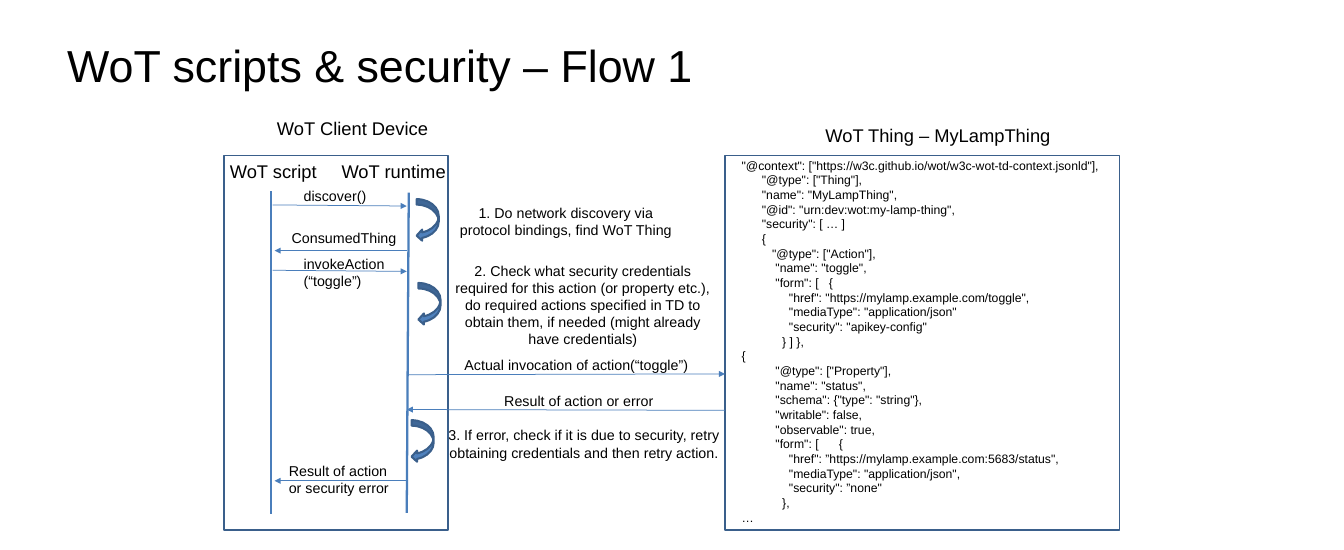
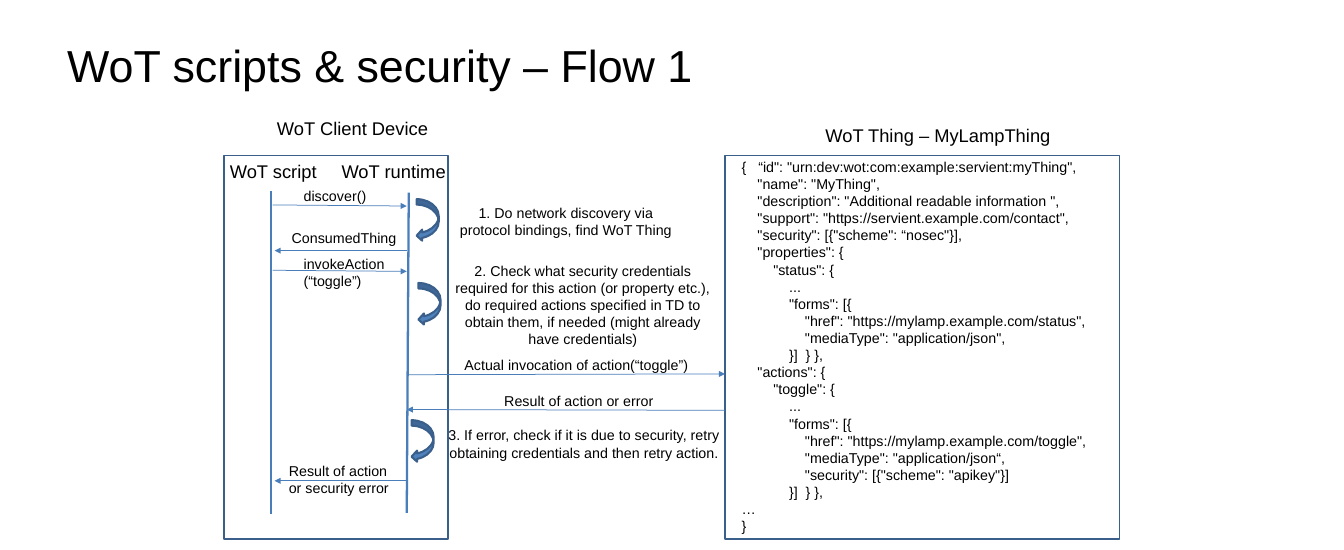
Before and after one commit to w3c/wot-security, a slide deck: slide 9 of images/Security_scenarios.pptx. Drawn at 1344x550 pixels with LibreOffice and Linux fonts; fonts in the diff are those of the drawing. Boxes give left, top, right and bottom in pixels: in the first picture for what was removed or moved away, otherwise in the second. Text is boxed around its words. In the diff, an @@ line names an element or a change of style, - is before the commit and + after.

```diff
--- a/images/Security_scenarios.pptx
+++ b/images/Security_scenarios.pptx
@@ rectangle resized from (x1=224, y1=155, x2=449, y2=530) to (x1=224, y1=155, x2=449, y2=539) @@
@@ rectangle resized from (x1=725, y1=155, x2=1120, y2=530) to (x1=725, y1=155, x2=1120, y2=539) @@
@@ text at (x1=757, y1=161, x2=1087, y2=483): paragraph added @@
+}
@@ text at (x1=757, y1=161, x2=1086, y2=429): text changed; size 12 to 14 pt @@
-"@context": ["https://w3c.github.io/wot/w3c-wot-td-context.jsonld"],
-"@type": ["Thing"],
-"name": "MyLampThing",
-"@id": "urn:dev:wot:my-lamp-thing",
-"security": [ … ]
-{
-"@type": ["Action"],
-"name": "toggle",
-"form": [ {
+{ “id": "urn:dev:wot:com:example:servient:myThing",
+"name": "MyThing",
+"description": "Additional readable information ",
+"support": "https://servient.example.com/contact",
+"security": [{"scheme": “nosec"}],
+"properties": {
+"status": {
+...
+"forms": [{
+"href": "https://mylamp.example.com/status",
+"mediaType": "application/json",
+}] } },
+"actions": {
+"toggle": {
+...
+"forms": [{
@@ text at (x1=805, y1=435, x2=1087, y2=449): size 12 to 14 pt in ""href": "https://mylamp.example.com/toggle",", "…" @@
@@ text at (x1=805, y1=452, x2=1009, y2=483): text changed; size 12 to 14 pt @@
-"mediaType": "application/json"
-"security": "apikey-config"
-} ] },
-{
-"@type": ["Property"],
-"name": "status",
-"schema": {"type": "string"},
-"writable": false,
-"observable": true,
-"form": [ {
-"href": ”https://mylamp.example.com:5683/status",
-"mediaType": "application/json",
-"security": ”none"
-},
+"mediaType": "application/json“,
+"security": [{"scheme": "apikey"}]
+}] } },
```
Also in this commit, not shown: 2 other slides changed, 1 slide added, 5 other files.
